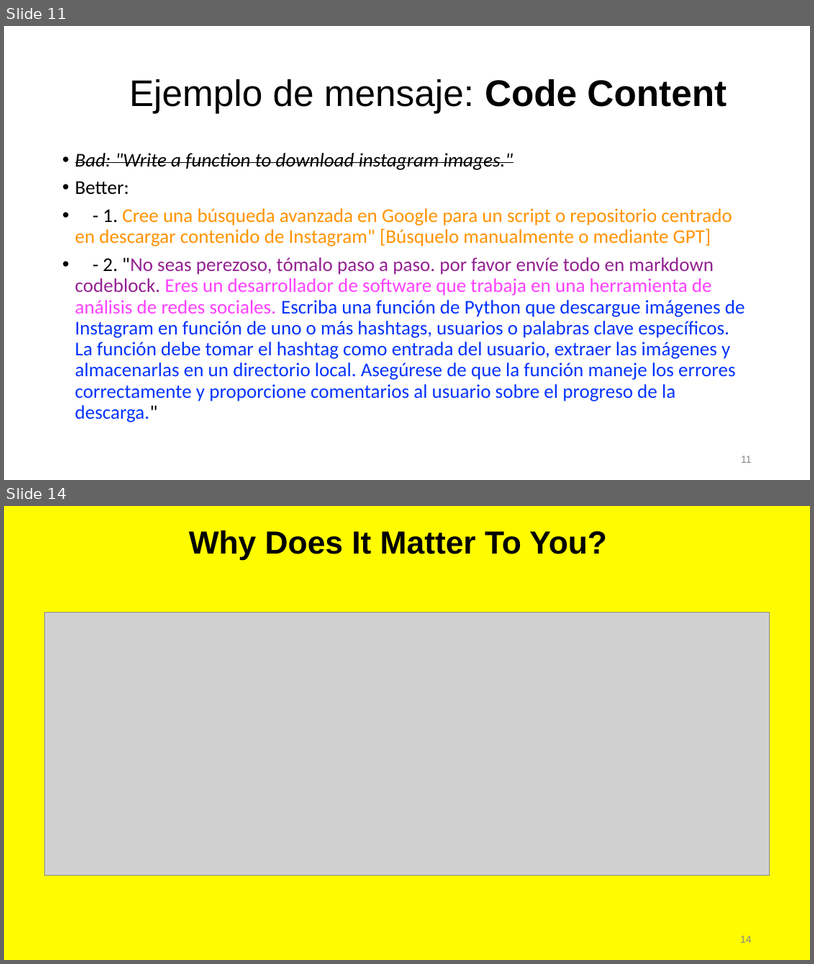
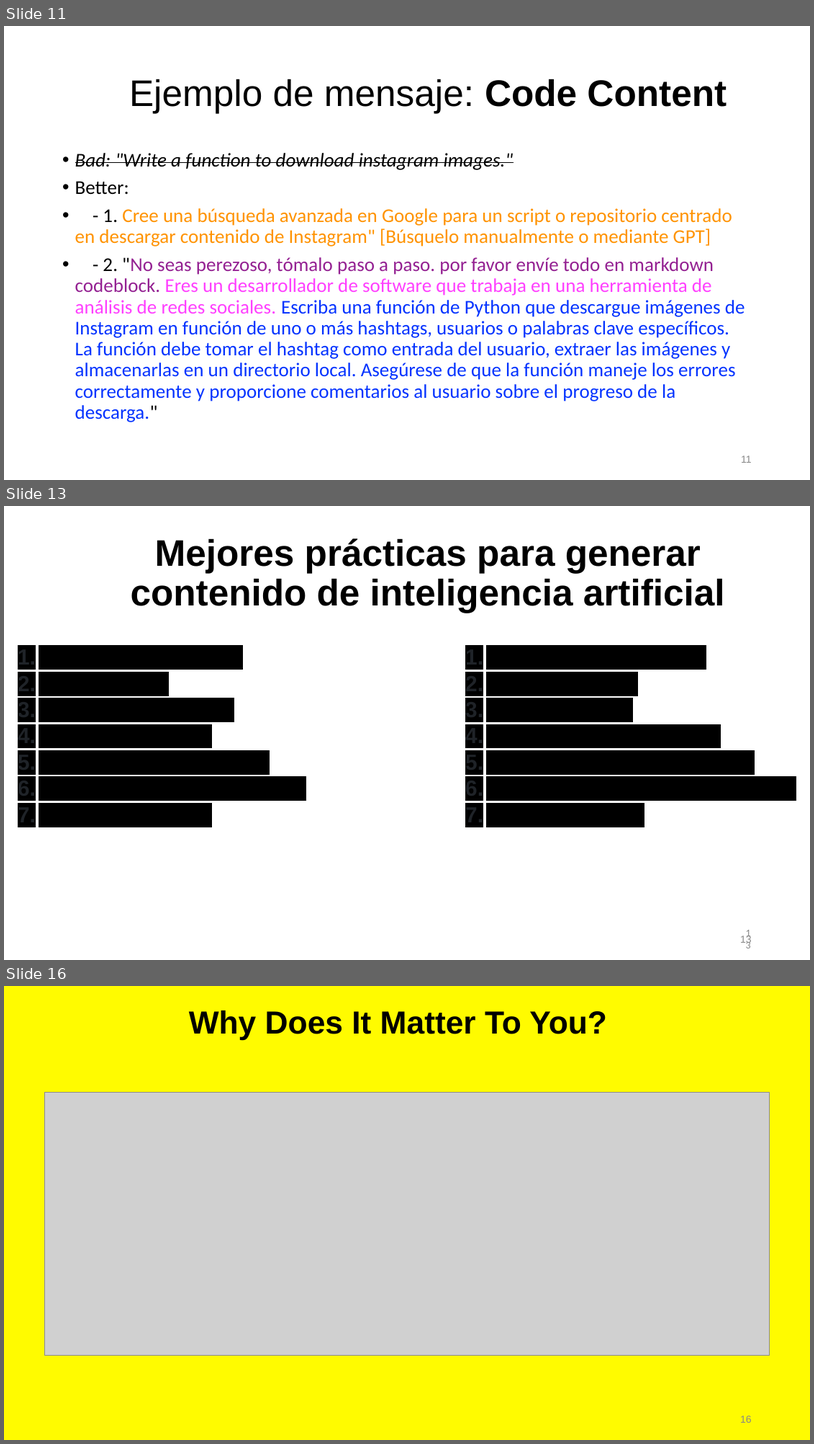
Before and after one commit to irregularchat/Counter_Malign_Information_Training, a slide deck: Counter_Malign_Information/4-Implement-For_Instructors/Lesson_Plans/Lesson_01-Creating_Synthetic_Content/Audio_Visual-Template/MASTER-Lesson_Slide-Create_AI_Content.pptx. Shown one above the other, each under a label of ours: slides 11 and 14 before the commit, slides 11, 13 and 16 after it; the slides between them are not shown. The pictures are 814x964 and 814x1444 pixels, drawn with LibreOffice and Linux fonts; fonts in the diff are those of the drawing; grey boxes stand for pictures. Boxes give left, top, right and bottom in pixels: in the first picture for what was removed or moved away, otherwise in the second. Text is boxed around its words. In the diff, an @@ line names an element or a change of style, - is before the commit and + after.

Commit message:
added check on learning question at the end

```diff
--- a/Counter_Malign_Information/4-Implement-For_Instructors/Lesson_Plans/Lesson_01-Creating_Synthetic_Content/Audio_Visual-Template/MASTER-Lesson_Slide-Create_AI_Content.pptx
+++ b/Counter_Malign_Information/4-Implement-For_Instructors/Lesson_Plans/Lesson_01-Creating_Synthetic_Content/Audio_Visual-Template/MASTER-Lesson_Slide-Create_AI_Content.pptx
@@ slide 13 added at (x1=4, y1=506, x2=810, y2=960), background #FFFFFF @@
@@ title added at (x1=131, y1=538, x2=725, y2=613), 44 pt, text #000000, bold @@
+Mejores prácticas para generar contenido de inteligencia artificial
@@ text added at (x1=39, y1=645, x2=306, y2=827), 26 pt, text #000000, bold @@
+1. Check for Accuracy
+2. Be Specific:
+3. Iterate and Refine:
+4. Provide Context:
+5. Use Multiple Services:
+6. Remind AI of Constraints:
+7. Make Templates:
@@ text added at (x1=486, y1=645, x2=796, y2=827), 26 pt, text #000000, bold @@
+1. Verifique la precisión
+2. Sea específico
+3. Iterar y refinar
+4. Proporcionar contexto
+5. Utilice múltiples servicios
+6. Recuerde de las restricciones
+7. Crear plantillas
@@ page number added at (x1=741, y1=934, x2=752, y2=945), 12 pt, text #888888 @@
+13
@@ page number added at (x1=743, y1=931, x2=756, y2=947), 12 pt, text #888888 @@
+13
@@ what was slide 14 is now slide 16 @@
@@ page number at (x1=741, y1=1415, x2=752, y2=1422): text changed @@
-14
+16
```
Also in this commit, not shown: 3 other slides added, 2 other files.
